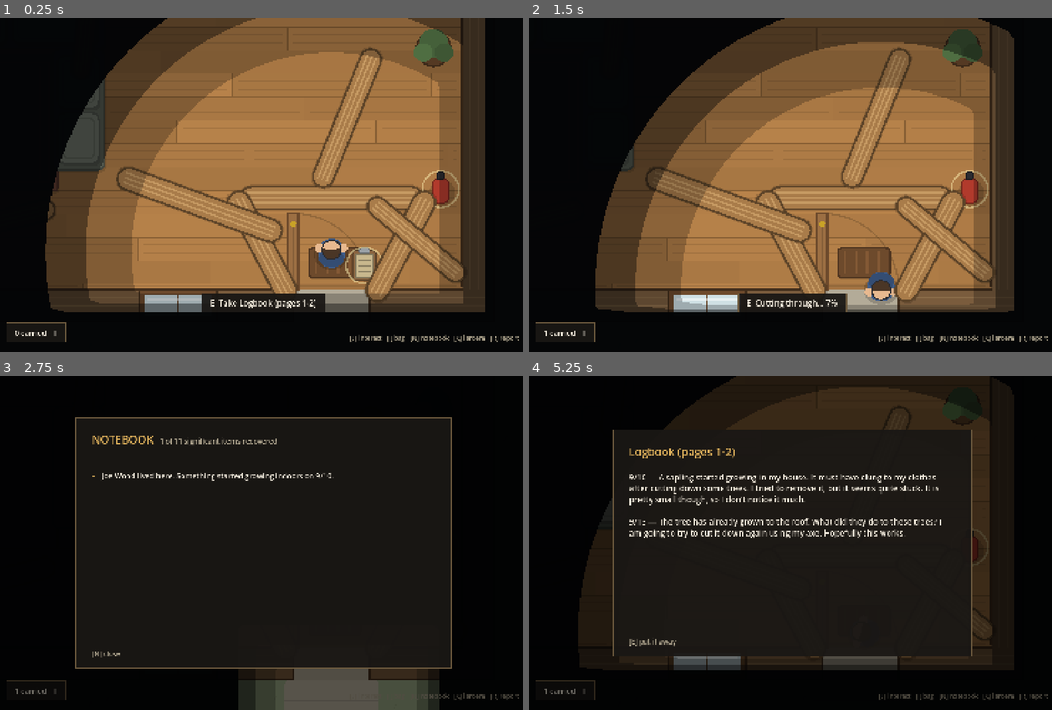
Above: before the commit, frames 1-4 (two rows, left to right).
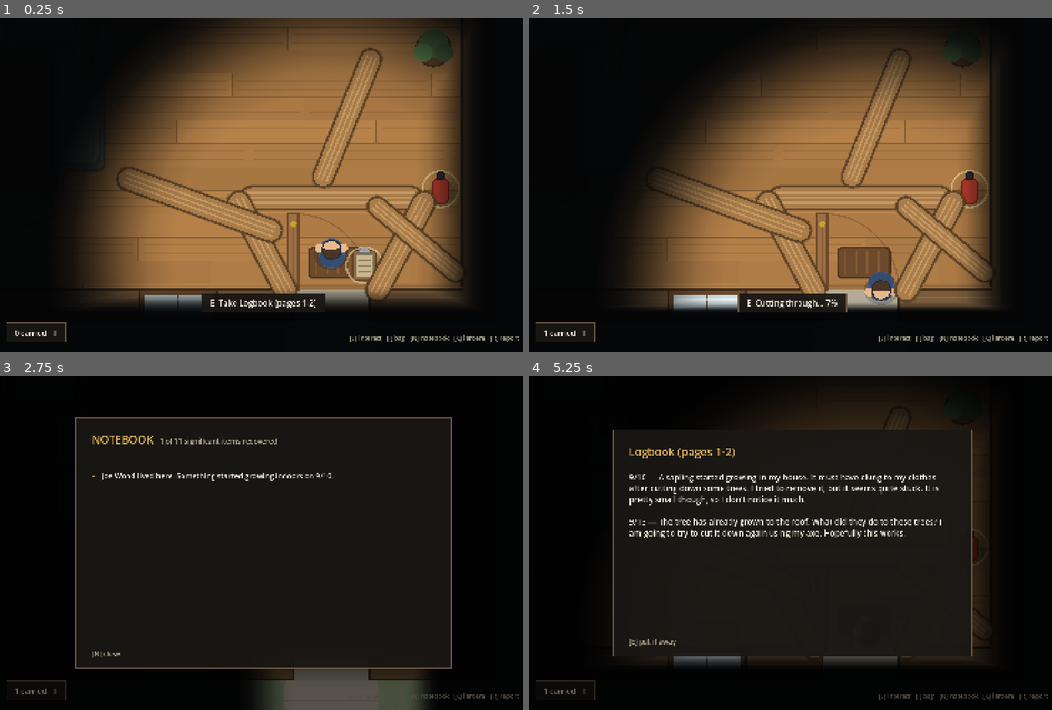
Above: after the commit, the same moments.

Repository: bk-game/p2-game
Game: Godot game, scene res://scenes/main.tscn
Same seed, same stepped clock (60 frames per second), same inputs: the game is played once before the commit and once after it.
Inputs (mouse positions are in pixels of both pictures, inside the frame that each line leads up to):
- Up to frame 1 (0.25 s): no input
- Up to frame 2 (1.5 s): tap Enter at 0.5, 1.35 s; move the mouse to (910, 168) at 0.52 s; hold D (right) 0.53-1.28 s; hold E 0.53-1.28 s; click (910, 168) at 0.67 s; tap Space at 0.77, 1.25 s; move the mouse to (685, 201) at 1.27 s; hold S (down) from 1.28 s (still down)
- Up to frame 3 (2.75 s): tap Space at 1.52 s; move the mouse to (319, 469) at 2.02 s; release S (down) at 2.03 s; hold D (right) from 2.03 s (still down); tap N at 2.1 s
- Up to frame 4 (5.25 s): tap Enter at 2.75, 5 s; move the mouse to (764, 609) at 2.77 s; release D (right) at 2.78 s; hold W (up) 2.78-3.53 s; tap R at 2.85 s; click (764, 609) at 2.92 s; tap Space at 3.02, 3.77, 4.25, 4.52 s; move the mouse to (952, 593) at 3.52 s; hold A (left) 3.53-5.03 s; tap I at 3.6 s; move the mouse to (633, 492) at 4.27 s; tap C at 4.35 s; move the mouse to (816, 543) at 5.02 s; hold S (down) from 5.03 s (still down); tap Q at 5.1 s; click (816, 543) at 5.17 s

The runs differ from the first frame. In frame 1, 30% of the frame differs, in the area x 8-93%, y 0-89%; in frame 2, 30%, in the area x 12-93%, y 0-89%; in frame 3, 0.6%; in frame 4, 7.8%.

Commit message:
Fade the lantern's shadow instead of stepping it
Three stacked circles at 0.70, 0.86 and 1.00 of the reach left two visible
rings around the player. The falloff is now a gradient: five rings of
vertex-coloured quads carrying the alpha along a smoothstep from clear at
0.55 of the reach to full dark where the beam runs out, so the edge reads
as light thinning out rather than as banding.

Beyond the beam is still one flat fan out to FAR.

Diff:
--- a/scripts/light.gd
+++ b/scripts/light.gd
@@ -9,12 +9,14 @@
 const FAR      := 3000.0
 const PAD      := 26.0                  # bleed past the room so walls read
 
-# Successively smaller circles layered on top of each other make a soft edge.
-const PASSES := [
-	{"k": 1.00, "a": 0.97},
-	{"k": 0.86, "a": 0.42},
-	{"k": 0.70, "a": 0.24},
-]
+# The dark closes in over the outer part of the beam as a gradient rather
+# than in steps: rings of vertex-coloured quads carry the alpha from clear
+# at K_IN up to A_MAX where the beam runs out, sampling a smoothstep so
+# neither end of the falloff shows an edge.
+const DARK   := Color(0.012, 0.016, 0.022)
+const K_IN   := 0.55    # fraction of the reach where the falloff starts
+const A_MAX  := 0.985   # opacity beyond the beam
+const BANDS  := 5
 
 const ROOMS := [
 	[Rect2(102, 94, 173, 321)],                                  # hidden shed
@@ -75,8 +77,16 @@
 		var a := TAU * i / SEGMENTS
 		reach[i] = _wall_limit(origin, Vector2(cos(a), sin(a)), RADIUS, lit)
 
-	for step in PASSES:
-		_shroud(origin, reach, step["k"], Color(0.012, 0.016, 0.022, step["a"]))
+	for b in BANDS:
+		var k0: float = lerpf(K_IN, 1.0, float(b) / BANDS)
+		var k1: float = lerpf(K_IN, 1.0, float(b + 1) / BANDS)
+		_band(origin, reach, k0, k1)
+	_shroud(origin, reach, 1.0, Color(DARK, A_MAX))
+
+
+# How dark it is at a given fraction of the way out along a ray.
+func _alpha(k: float) -> float:
+	return A_MAX * smoothstep(K_IN, 1.0, k)
 
 
 # Where the ray leaves the room. Solved exactly against the rectangle edges,
@@ -117,6 +127,27 @@
 	return minf(tx, ty)
 
 
+# One ring of the falloff: a fan of quads whose inner edge sits at k0 along
+# each ray and outer edge at k1, with the vertex colours fading the darkness
+# across the gap.
+func _band(origin: Vector2, reach: PackedFloat32Array, k0: float,
+		k1: float) -> void:
+	var c0 := Color(DARK, _alpha(k0))
+	var c1 := Color(DARK, _alpha(k1))
+	var cols := PackedColorArray([c0, c0, c1, c1])
+	for i in SEGMENTS:
+		var j := (i + 1) % SEGMENTS
+		var a0 := TAU * i / SEGMENTS
+		var a1 := TAU * (i + 1) / SEGMENTS
+		var d0 := Vector2(cos(a0), sin(a0))
+		var d1 := Vector2(cos(a1), sin(a1))
+		draw_polygon(PackedVector2Array([
+			origin + d0 * reach[i] * k0,
+			origin + d1 * reach[j] * k0,
+			origin + d1 * reach[j] * k1,
+			origin + d0 * reach[i] * k1]), cols)
+
+
 # Fill everything beyond the beam with darkness, as a fan of quads.
 func _shroud(origin: Vector2, reach: PackedFloat32Array, k: float,
 		col: Color) -> void:
